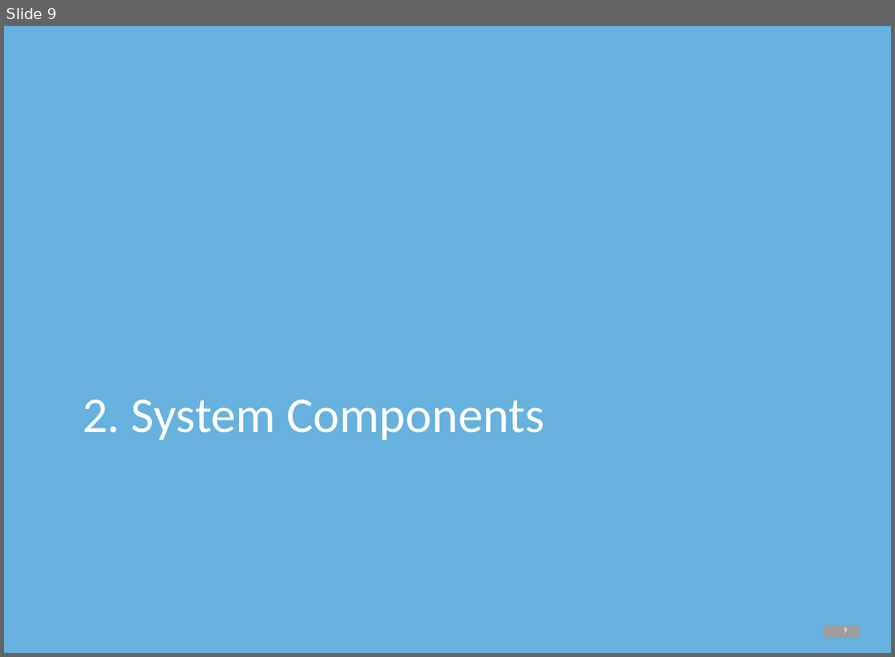
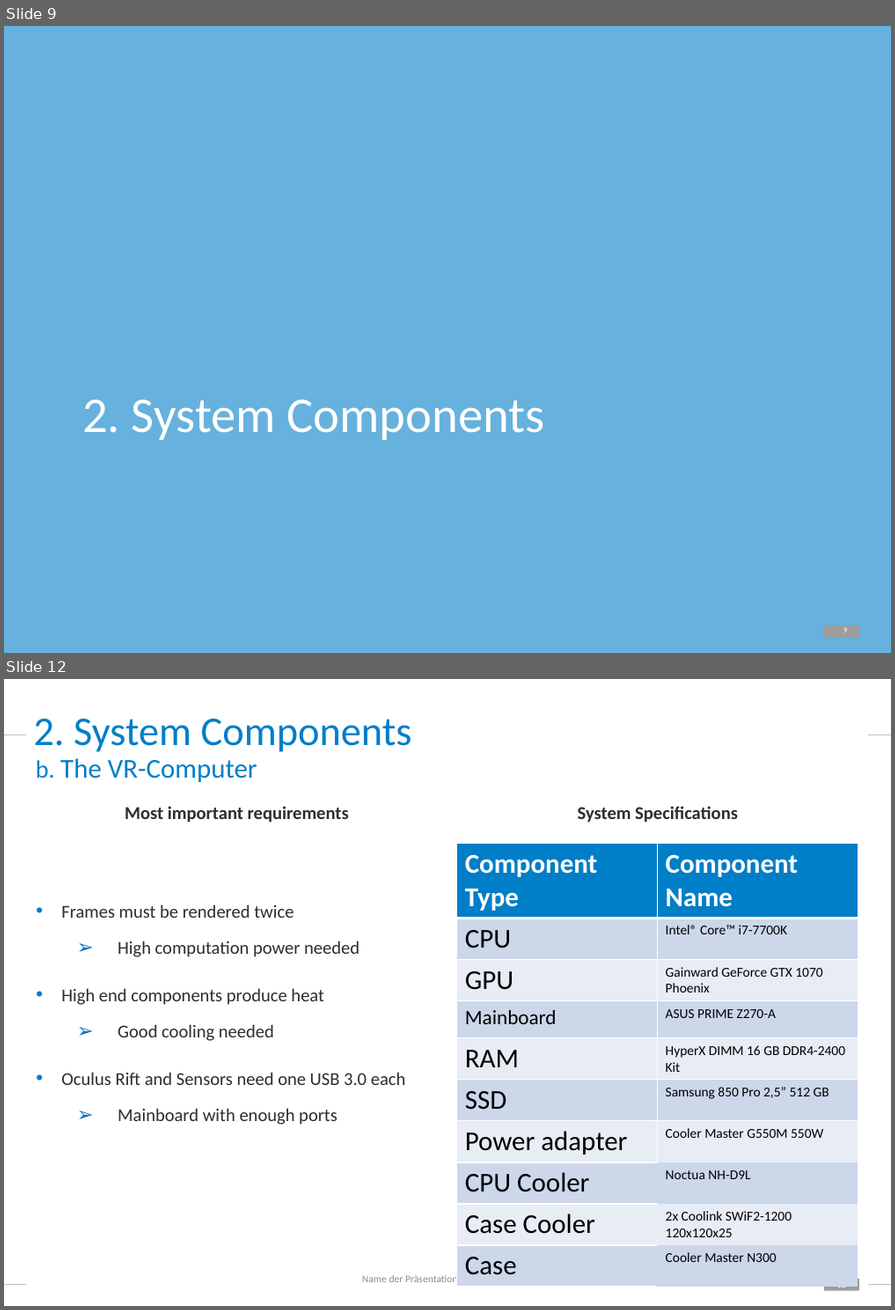
Before and after one commit to PvtSchneewitchen/Masterarbeit, a slide deck: Cmore Internal Presentation/C.LABEL-VR internal Presentation.pptx. Shown one above the other, each under a label of ours: slide 9 before the commit, slides 9 and 12 after it; the slides between them are not shown. The pictures are 895x657 and 895x1310 pixels, drawn with LibreOffice and Linux fonts; fonts in the diff are those of the drawing; background and template pictures are left out. Boxes give left, top, right and bottom in pixels: in the first picture for what was removed or moved away, otherwise in the second. Text is boxed around its words. In the diff, an @@ line names an element or a change of style, - is before the commit and + after.

```diff
--- a/Cmore Internal Presentation/C.LABEL-VR internal Presentation.pptx
+++ b/Cmore Internal Presentation/C.LABEL-VR internal Presentation.pptx
@@ slide 12 added at [4,679,891,1306], background #FFFFFF; not listed: 2 template elements that a slide beside it also shows @@
@@ title added at [34,719,412,752], 36 pt, text #007EC7 @@
+2. System Components
@@ line added from (4, 735) to (26, 735), #BFBFBF 1 pt @@
@@ line added from (867, 735) to (891, 735), #BFBFBF 1 pt @@
@@ text added at [36,758,257,782], 24 pt, text #007EC7 @@
+b. The VR-Computer
@@ text added at [61,806,406,1124], 16 pt, text #2D2E2D @@
+Most important requirements
+• Frames must be rendered twice
+  ➢ High computation power needed
+• High end components produce heat
+  ➢ Good cooling needed
+• Oculus Rift and Sensors need one USB 3.0 each
+  ➢ Mainboard with enough ports
@@ text added at [578,806,738,822], 16 pt, text #2D2E2D, bold @@
+System Specifications
@@ table added at [457,844,858,1278], 10 rows, 2 columns @@
+Component Type | Component Name
+CPU | Intel® Core™ i7-7700K
+GPU | Gainward GeForce GTX 1070 Phoenix
+Mainboard | ASUS PRIME Z270-A
+RAM | HyperX DIMM 16 GB DDR4-2400 Kit
+SSD | Samsung 850 Pro 2,5” 512 GB
+Power adapter | Cooler Master G550M 550W
+CPU Cooler | Noctua NH-D9L
+Case Cooler | 2x Coolink SWiF2-1200 120x120x25
+Case | Cooler Master N300
@@ line added from (4, 1284) to (26, 1284), #BFBFBF 1 pt @@
@@ text added at [362,1273,514,1284], 9 pt, text #8C8C8C @@
+Name der Präsentation | Version 2.0 | 06.10.2017
@@ line added from (867, 1284) to (891, 1284), #BFBFBF 1 pt @@
```
Also in this commit, not shown: 2 slides changed, 2 other slides added, 1 slide removed, 10 other files.
